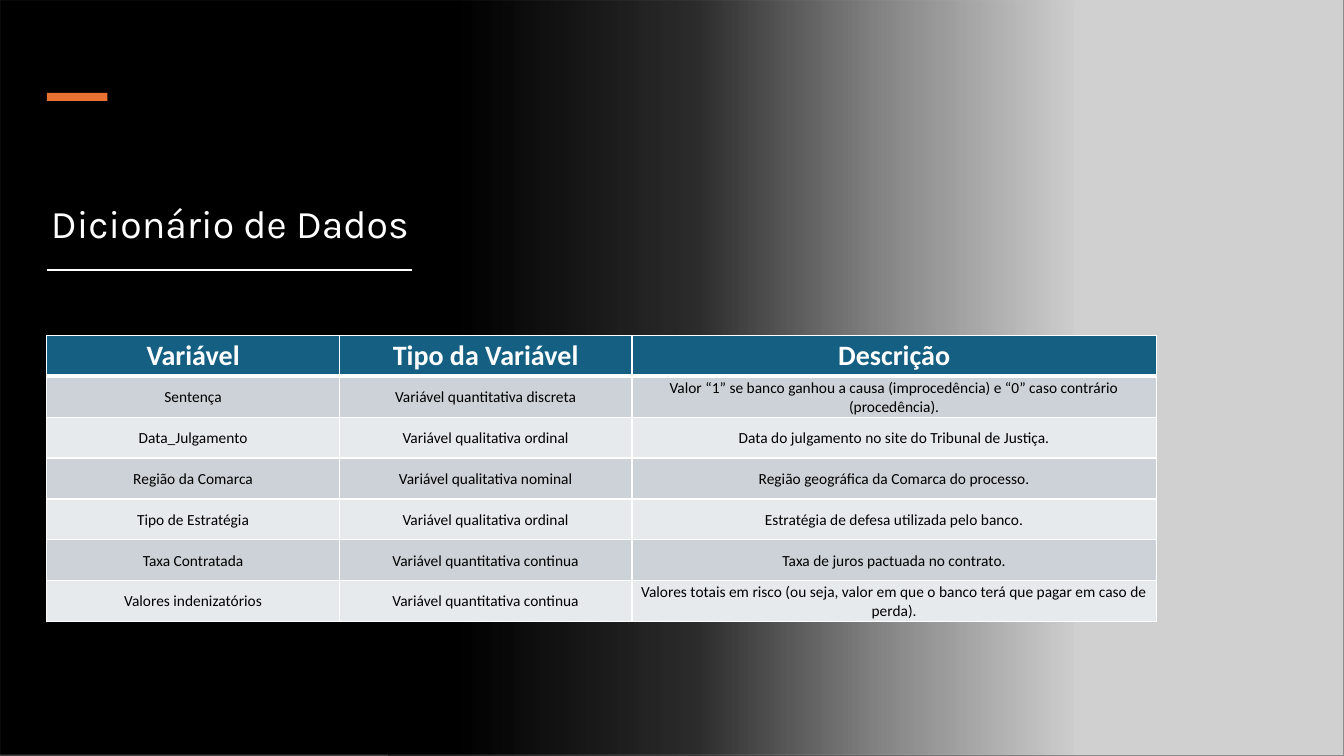
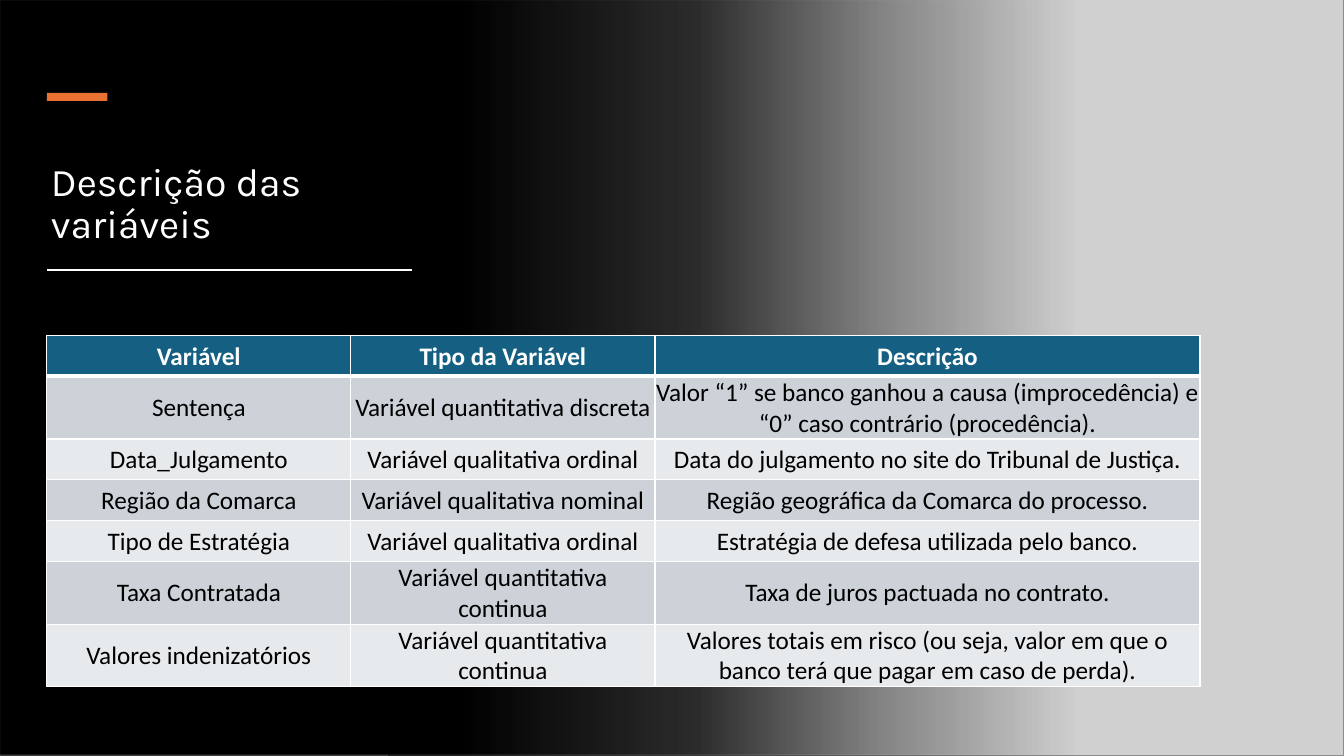
Before and after one commit to DeyvedAntonio/legal_analytics, a slide deck: slide 7 of 05_Documentacao/01_Power_point/Otimização de Custos de Ações Judiciais.pptx (slide 5 before the commit). Drawn at 1344x756 pixels with LibreOffice and Linux fonts; fonts in the diff are those of the drawing; grey boxes stand for pictures. Boxes give left, top, right and bottom in pixels: in the first picture for what was removed or moved away, otherwise in the second. Text is boxed around its words. In the diff, an @@ line names an element or a change of style, - is before the commit and + after.

```diff
--- a/05_Documentacao/01_Power_point/Otimização de Custos de Ações Judiciais.pptx
+++ b/05_Documentacao/01_Power_point/Otimização de Custos de Ações Judiciais.pptx
@@ title at [51, 169, 301, 239]: text changed @@
-Dicionário de Dados
+Descrição das variáveis
@@ table at [46, 336, 1201, 688] @@
@@ size 20 to 18 pt in "Variável", "Tipo da Variável", "Descrição" @@
@@ size 11 to 18 pt @@
@@ table: place and size @@
-table at [46, 336, 1155, 623]
+table at [46, 336, 1201, 688]
```
Also in this commit, not shown: 5 other slides changed, 6 slides added, 1 slide removed, 1 other file.
